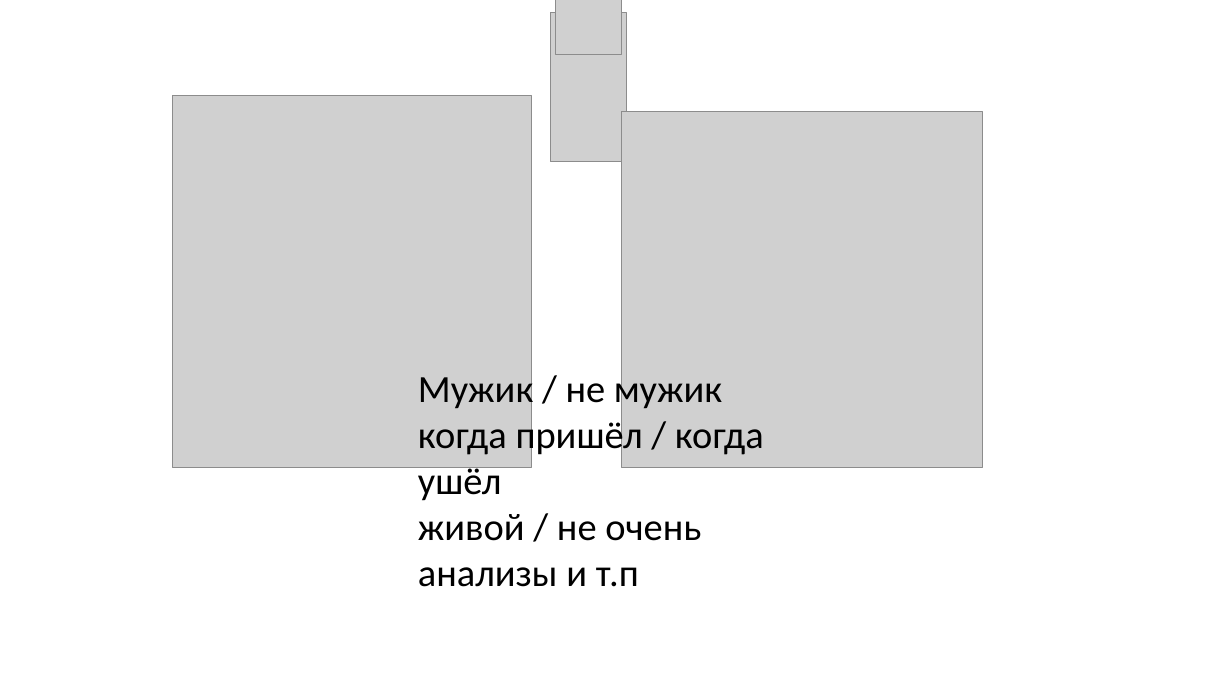
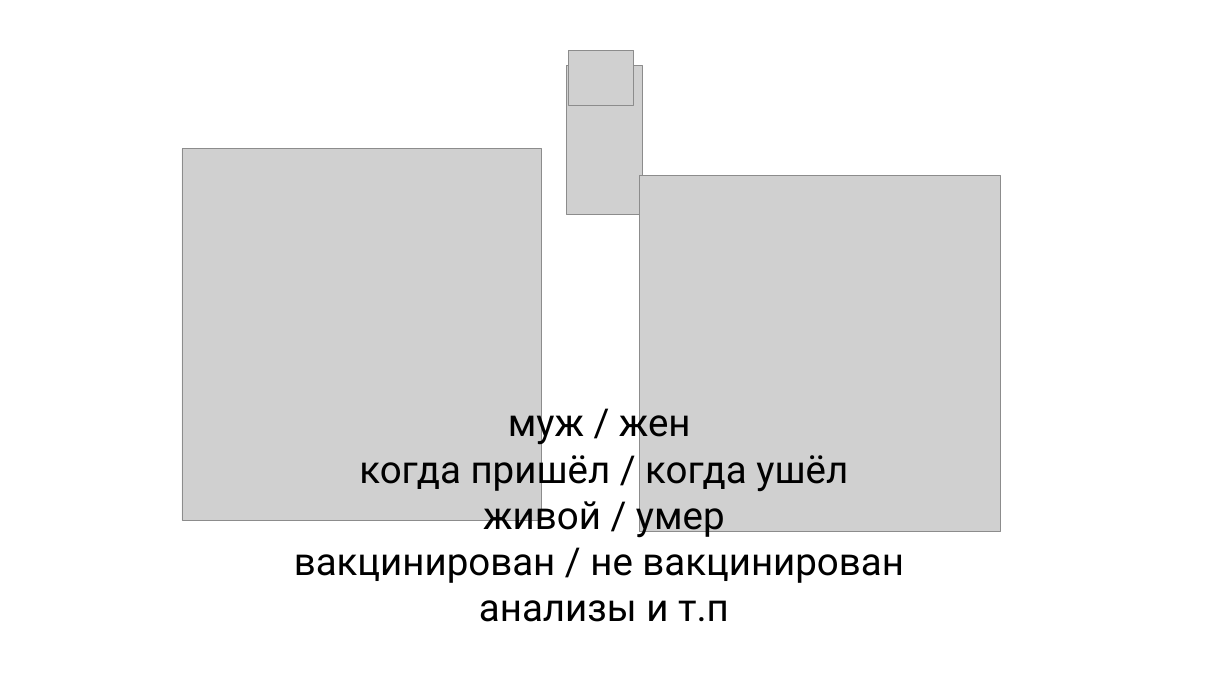
Before and after one commit to Deymos01/packages-final-project, a slide deck: slide 3 of data_visualization/project.pptx (slide 2 before the commit). Drawn at 1232x693 pixels with LibreOffice and Linux fonts; fonts in the diff are those of the drawing; grey boxes stand for pictures. Boxes give left, top, right and bottom in pixels: in the first picture for what was removed or moved away, otherwise in the second. Text is boxed around its words. In the diff, an @@ line names an element or a change of style, - is before the commit and + after.

```diff
--- a/data_visualization/project.pptx
+++ b/data_visualization/project.pptx
@@ background #FFFFFF to #EFEDE3 @@
@@ rectangle added at bbox=[0, 0, 1232, 693], fill #FFFFFF, outline #FFFFFF 2.75 pt @@
@@ picture: place and size @@
-picture at bbox=[555, 0, 621, 55]
+picture at bbox=[568, 50, 634, 105]
@@ picture: place and size @@
-picture at bbox=[551, 13, 627, 162]
+picture at bbox=[567, 65, 642, 213]
@@ picture: place and size @@
-picture at bbox=[172, 96, 531, 468]
+picture at bbox=[182, 149, 542, 520]
@@ picture: place and size @@
-picture at bbox=[621, 111, 982, 467]
+picture at bbox=[640, 176, 1001, 531]
@@ text at bbox=[294, 402, 904, 622]: text changed; font Calibri to Roboto @@
-Мужик / не мужик
-когда пришёл / когда ушёл
-живой / не очень
-анализы и т.п
+муж / жен
+когда пришёл / когда ушёл
+живой / умер
+вакцинирован / не вакцинирован
+анализы и т.п
```
Also in this commit, not shown: 3 other slides changed, 10 slides added, 1 slide removed.
